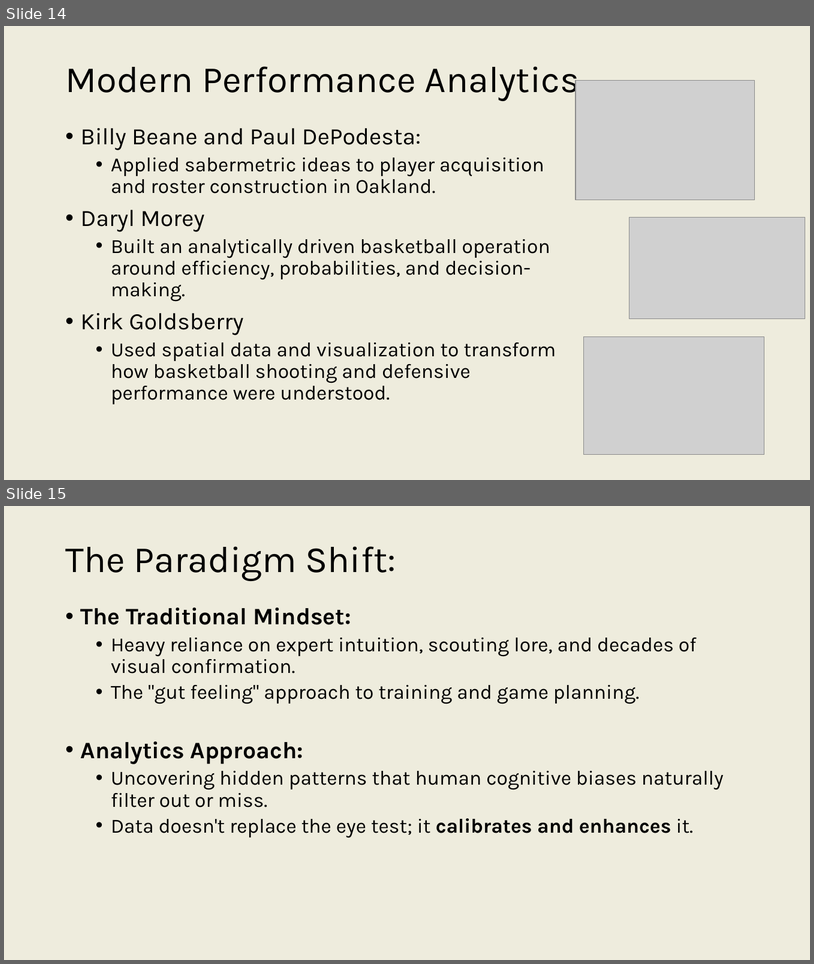
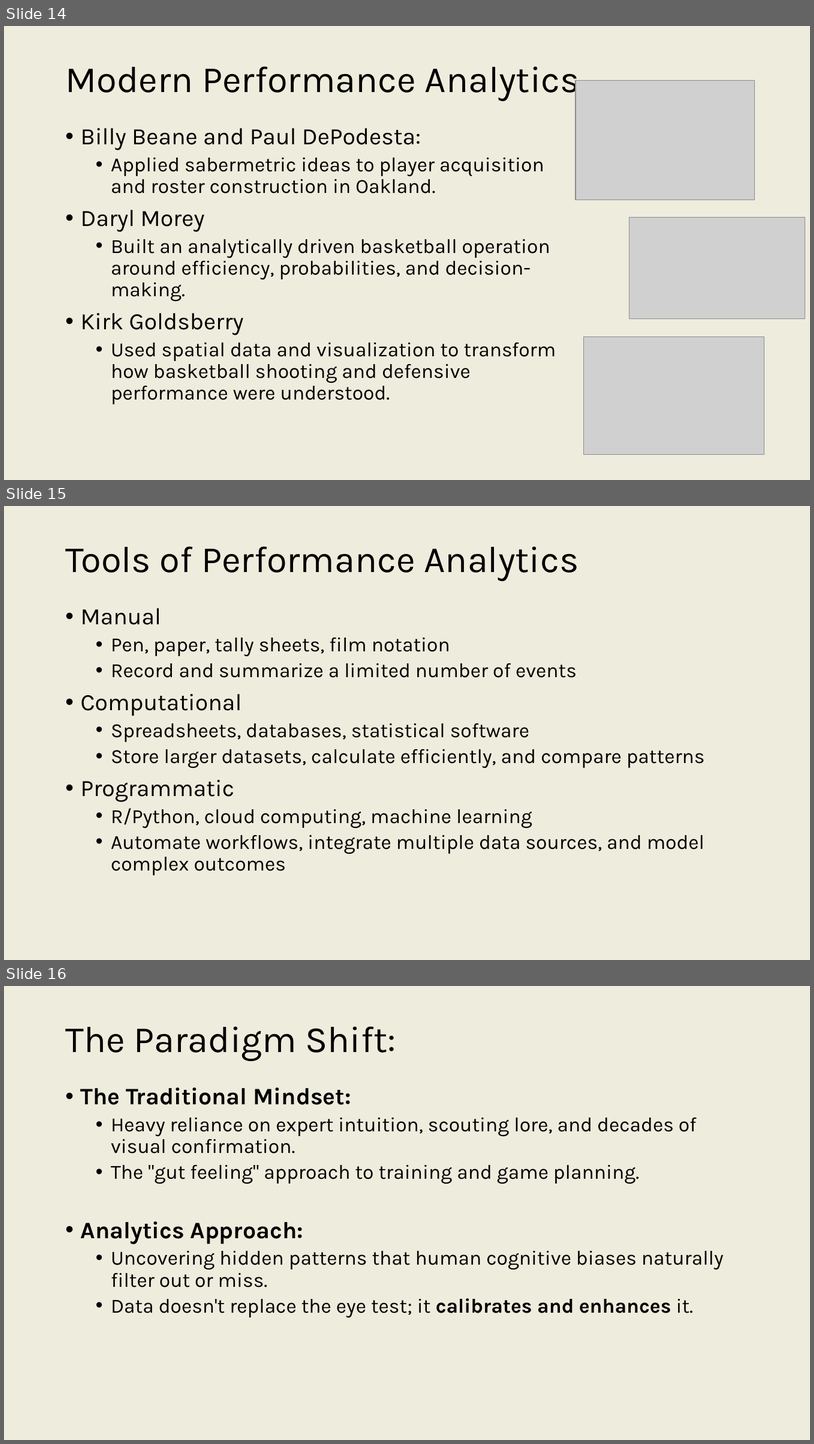
Before and after one commit to onishisaryu/HES-3000-Sports-Data-Analytics, a slide deck: pptx/Lecture1.pptx. Shown one above the other, each under a label of ours: slides 14 and 15 before the commit, slides 14, 15 and 16 after it. The pictures are 814x964 and 814x1444 pixels, drawn with LibreOffice and Linux fonts; fonts in the diff are those of the drawing; grey boxes stand for pictures. Boxes give left, top, right and bottom in pixels: in the first picture for what was removed or moved away, otherwise in the second. Text is boxed around its words. In the diff, an @@ line names an element or a change of style, - is before the commit and + after.

Commit message:
L1 update

```diff
--- a/pptx/Lecture1.pptx
+++ b/pptx/Lecture1.pptx
@@ slide 15 added at (4, 506, 810, 960), background #EEECDD @@
@@ title added at (65, 546, 579, 581), 44 pt, text #000000 @@
+Tools of Performance Analytics
@@ text added at (81, 608, 705, 875), 24 pt, text #000000 @@
+• Manual
+  • Pen, paper, tally sheets, film notation
+  • Record and summarize a limited number of events
+• Computational
+  • Spreadsheets, databases, statistical software
+  • Store larger datasets, calculate efficiently, and compare patterns
+• Programmatic
+  • R/Python, cloud computing, machine learning
+  • Automate workflows, integrate multiple data sources, and model complex outcomes
@@ what was slide 15 is now slide 16 @@
```
